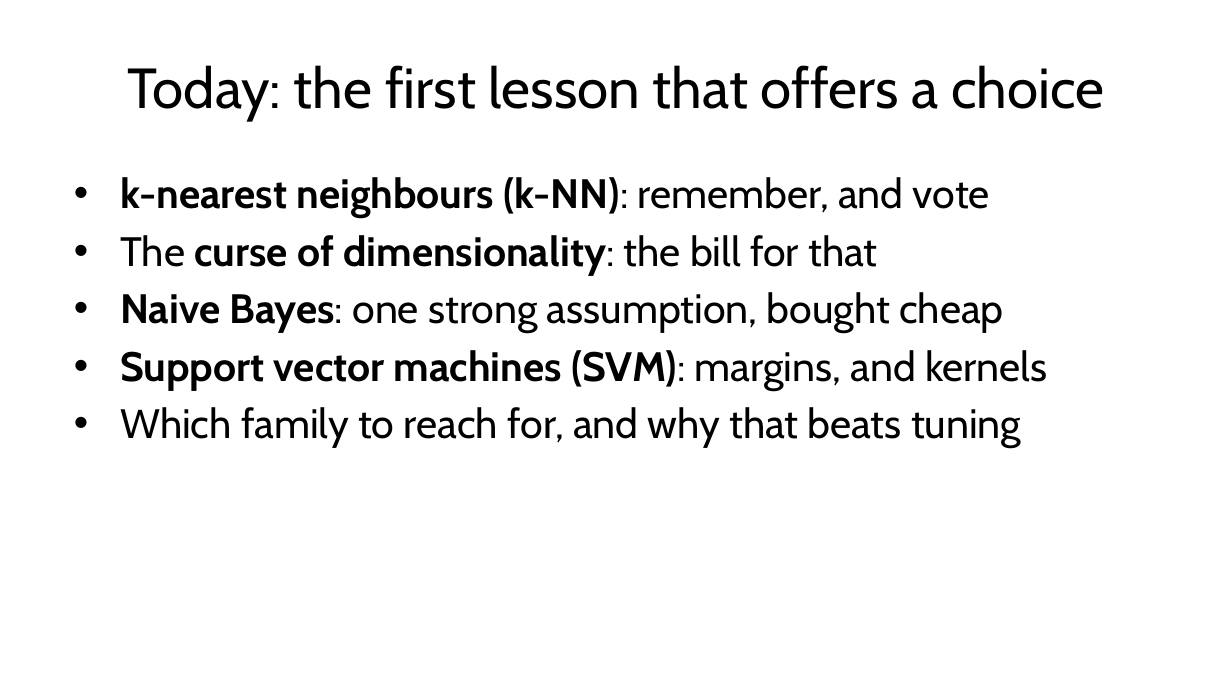
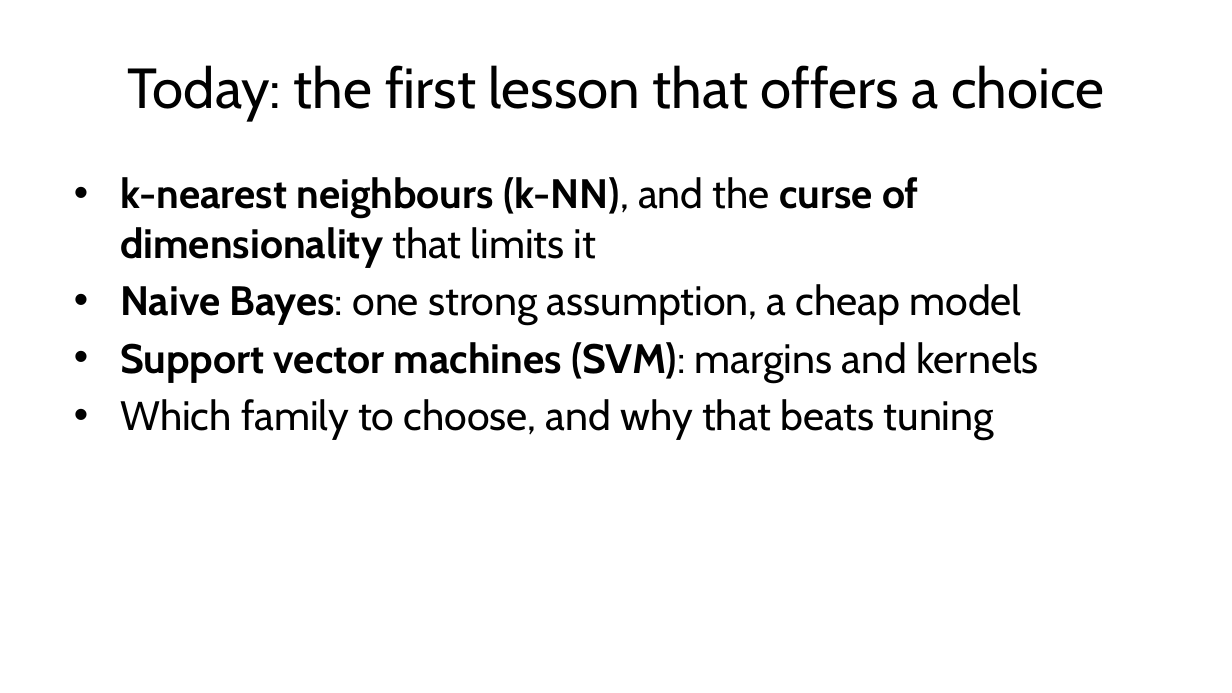
Before and after one commit to fabioantonini/technologies-for-artificial-intelligence, a slide deck: slide 3 of Lessons/06_knn_naive_bayes_svm/Slides/knn_naive_bayes_svm_slides.pptx. Drawn at 1232x693 pixels with LibreOffice and Linux fonts; fonts in the diff are those of the drawing; background and template pictures are left out. Boxes give left, top, right and bottom in pixels: in the first picture for what was removed or moved away, otherwise in the second. Text is boxed around its words. In the diff, an @@ line names an element or a change of style, - is before the commit and + after.

```diff
--- a/Lessons/06_knn_naive_bayes_svm/Slides/knn_naive_bayes_svm_slides.pptx
+++ b/Lessons/06_knn_naive_bayes_svm/Slides/knn_naive_bayes_svm_slides.pptx
@@ text at (x1=120, y1=177, x2=1038, y2=440): text changed @@
-• k-nearest neighbours (k-NN): remember, and vote
-• The curse of dimensionality: the bill for that
-• Naive Bayes: one strong assumption, bought cheap
-• Support vector machines (SVM): margins, and kernels
-• Which family to reach for, and why that beats tuning
+• k-nearest neighbours (k-NN), and the curse of dimensionality that limits it
+• Naive Bayes: one strong assumption, a cheap model
+• Support vector machines (SVM): margins and kernels
+• Which family to choose, and why that beats tuning
```
Also in this commit, not shown: 7 other slides changed, 2 other files.
